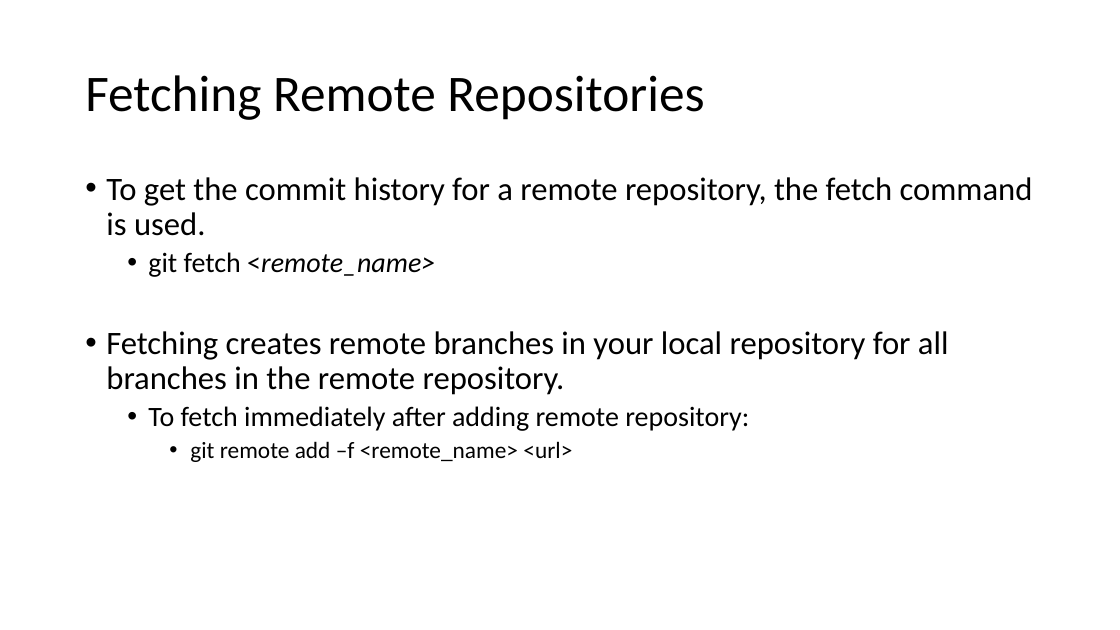
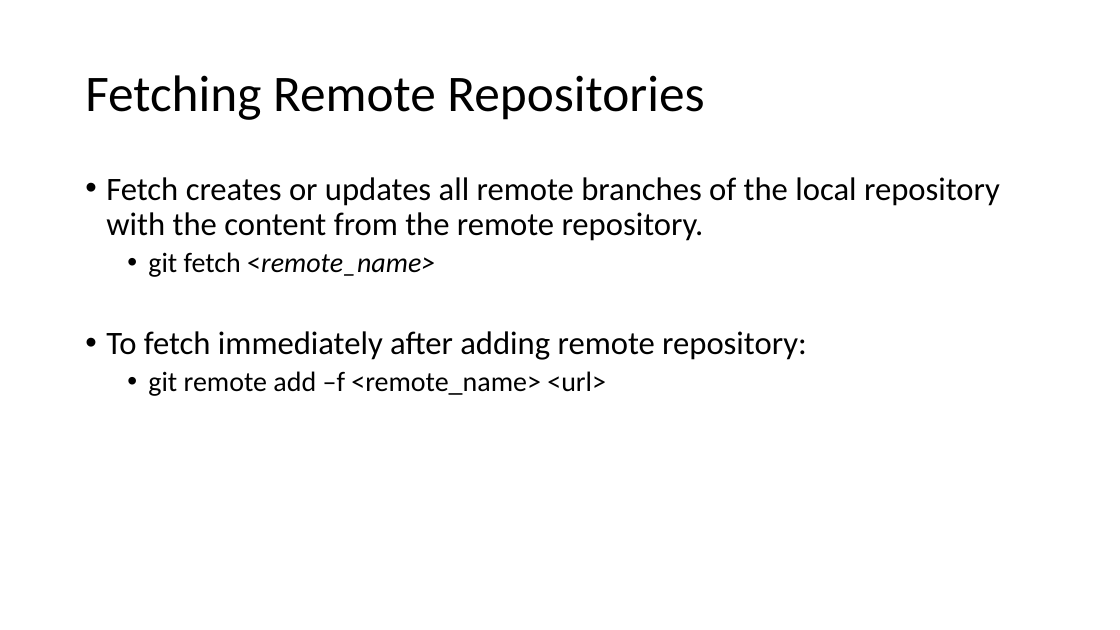
Before and after one commit to sabingautam16/git, a slide deck: slide 19 of Git.pptx. Drawn at 1120x630 pixels with LibreOffice and Linux fonts; fonts in the diff are those of the drawing. Boxes give left, top, right and bottom in pixels: in the first picture for what was removed or moved away, otherwise in the second. Text is boxed around its words. In the diff, an @@ line names an element or a change of style, - is before the commit and + after.

Commit message:
revised remote section

```diff
--- a/Git.pptx
+++ b/Git.pptx
@@ text at (106, 177, 1000, 241): text changed @@
-• To get the commit history for a remote repository, the fetch command is used.
+• Fetch creates or updates all remote branches of the local repository with the content from the remote repository.
@@ text at (106, 331, 949, 395): paragraph removed @@
-• Fetching creates remote branches in your local repository for all branches in the remote repository.
@@ text at (106, 331, 807, 396): size 24 to 28 pt in "To fetch immediately after adding remote repository:"; size 20 to 24 pt in "git remote add –f <remote_name> <url>"; list level 2 to 1 in "To fetch immediately after adding ..."; list level 3 to 2 in "git remote add –f <remote_name> ..." @@
```
Also in this commit, not shown: 1 other slide changed, 1 slide removed.
